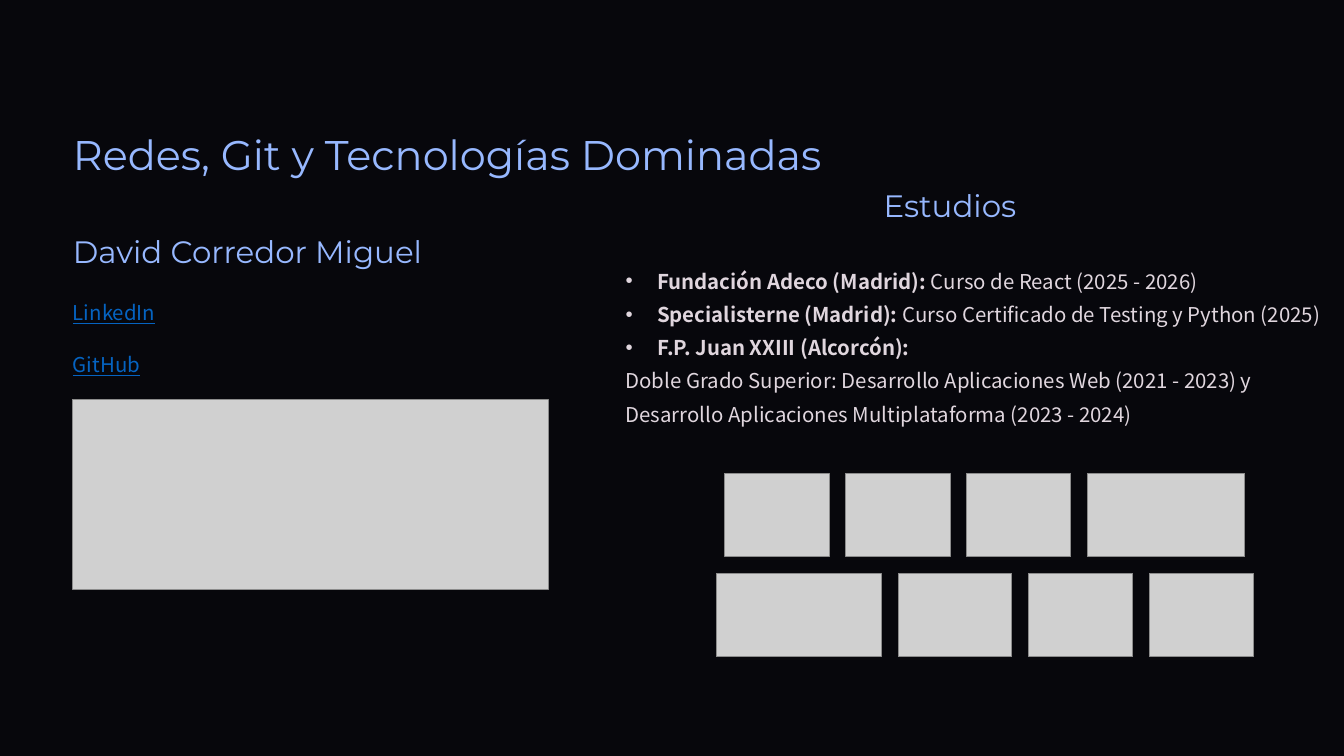
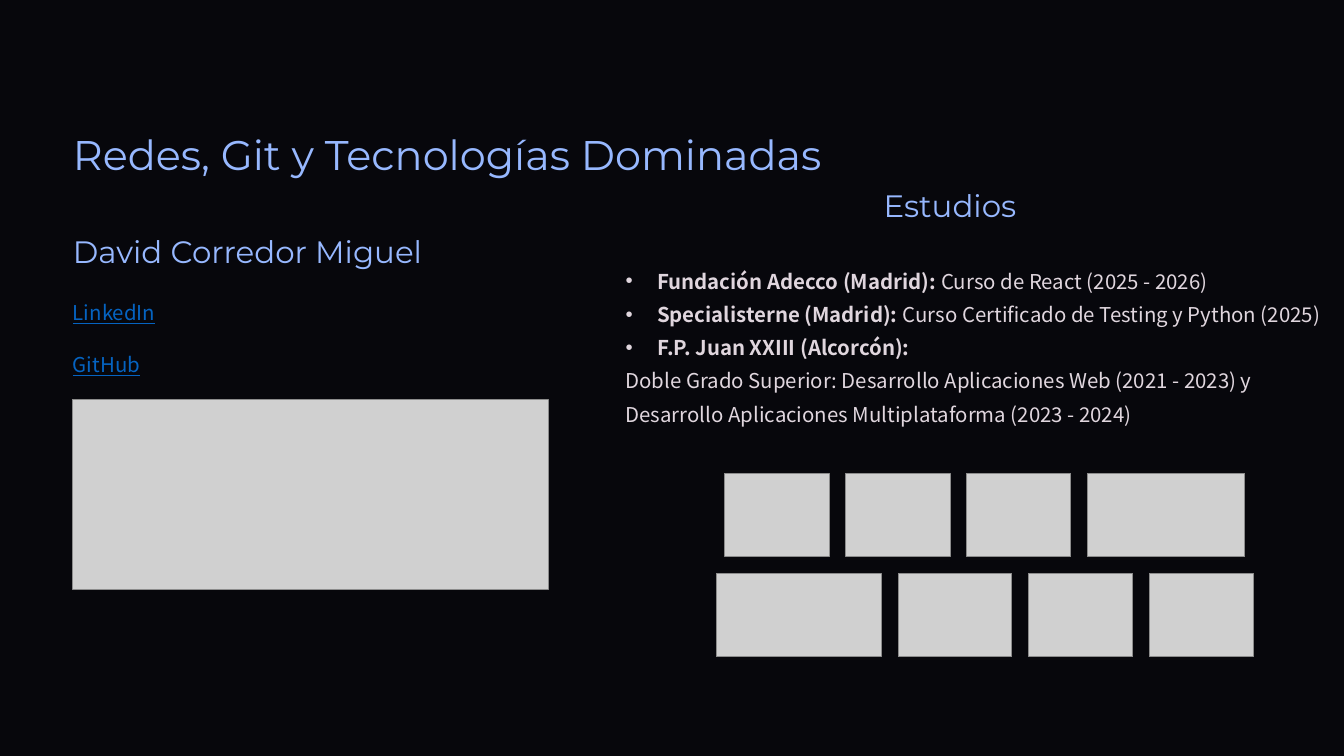
Before and after one commit to DavidCorredorMiguel/proyectogrupo2, a slide deck: slide 3 of Tech-and-Learn-Innovacion-y-Aprendizaje-en-E-commerce (1).pptx. Drawn at 1344x756 pixels with LibreOffice and Linux fonts; fonts in the diff are those of the drawing; grey boxes stand for pictures; background and template pictures are left out. Boxes give left, top, right and bottom in pixels: in the first picture for what was removed or moved away, otherwise in the second. Text is boxed around its words. In the diff, an @@ line names an element or a change of style, - is before the commit and + after.

```diff
--- a/Tech-and-Learn-Innovacion-y-Aprendizaje-en-E-commerce (1).pptx
+++ b/Tech-and-Learn-Innovacion-y-Aprendizaje-en-E-commerce (1).pptx
@@ text at bbox=[657, 270, 1207, 293]: text changed @@
-• Fundación Adeco (Madrid): Curso de React (2025 - 2026)
+• Fundación Adecco (Madrid): Curso de React (2025 - 2026)
```
Also in this commit, not shown: 7 other slides changed.
